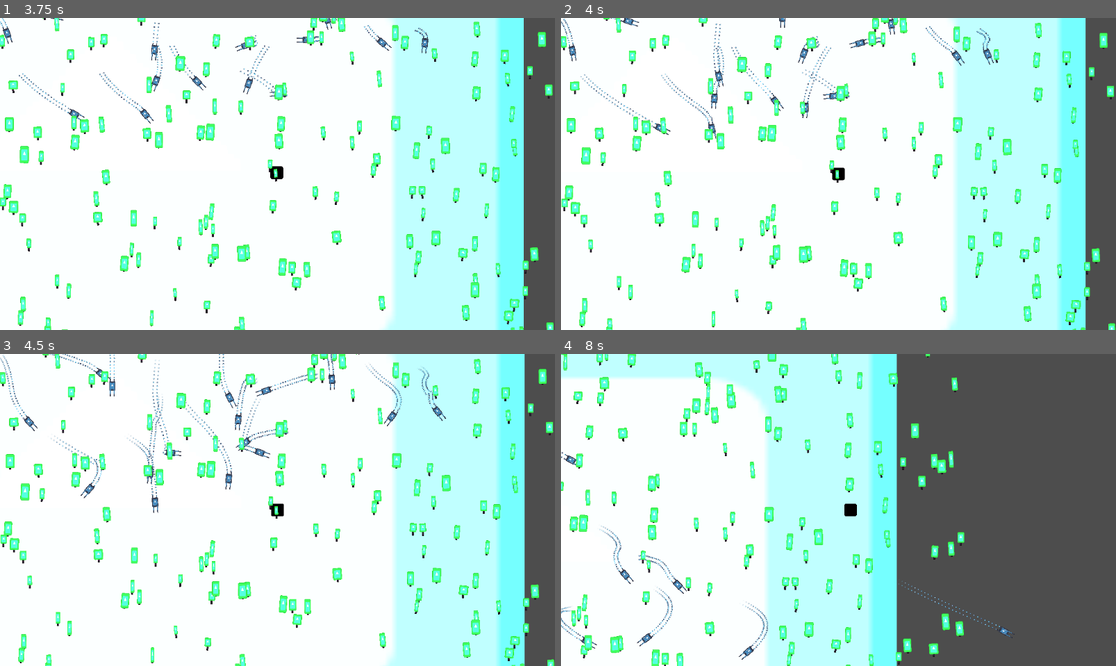
Above: before the commit, frames 1-4 (two rows, left to right).
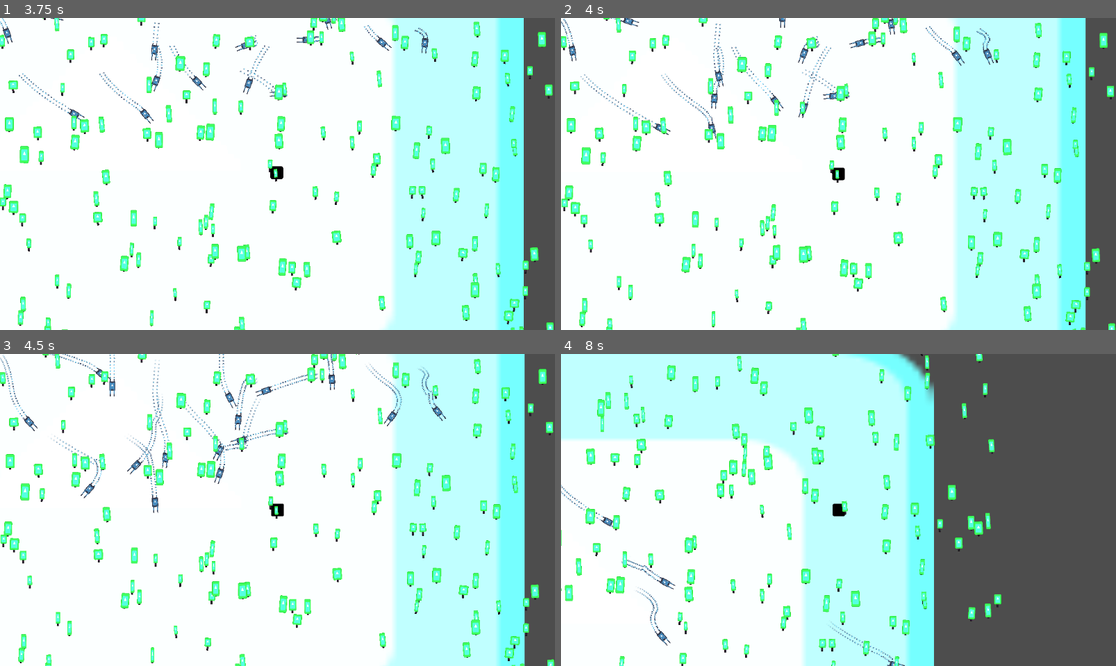
Above: after the commit, the same moments.

Repository: Beandream/GMTK23
Game: Godot game, scene res://main.tscn
Two runs of this game, one before a commit and one after it. Both use one fixed random seed, a clock stepped at 60 frames per second and the inputs below. The engine's default icon, where the game draws it, is replaced by a stand-in: a white triangle on a blue panel in a dark square.
Inputs:
- Up to frame 1 (3.75 s): tap Enter at 0.5 s; hold D (right) 0.53-1.28 s; tap Space (attack) every 0.75 s from 0.6 to 3.6 s; hold S (down) 1.28-2.03 s; hold D (right) 2.03-2.78 s; hold W (up) 2.78-3.53 s; hold A (left) from 3.53 s (still down)
- Up to frame 2 (4 s): keep holding A (left)
- Up to frame 3 (4.5 s): keep holding A (left); tap Space (attack) at 4.35 s
- Up to frame 4 (8 s): release A (left) at 5.03 s; hold S (down) 5.03-5.78 s; tap Space (attack) every 0.75 s from 5.1 to 7.35 s; hold D (right) 5.78-6.53 s; hold W (up) 6.53-7.28 s; hold D (right) from 7.28 s (still down)

Frame 1 is identical in both runs. In frame 2, less than 0.1% of the frame differs, in the area x 37-45%, y 24-33%; in frame 3, 0.6%; in frame 4, 31%, in the area x 0-82%, y 0-100%.

Commit message:
add Skiers avoid yeti

Diff:
--- a/entities/skier.gd
+++ b/entities/skier.gd
@@ -19,6 +19,9 @@
 		timerCount = 0
 		steering = randi_range(-1, 1)
 
+	avoid_yeti()
+
+
 	velocity.x += steering * SPEED
 
 
@@ -30,10 +33,19 @@
 		velocity.y += (SPEED / 2)
 
 
+
 	if position.y > 600:
 		reset()
 
 	move_and_slide()
 
+func avoid_yeti():
+	for body in $Vision.get_overlapping_bodies():
+		if body.is_in_group("yeti"):
+			if body.position.x > position.x:
+				steering = -1
+			else:
+				steering = 1
+
 func reset():
 		position = Vector2(randf_range(-700, 700), -500)
--- a/entities/skier.tscn
+++ b/entities/skier.tscn
@@ -64,3 +64,8 @@
 
 [node name="CollisionShape2D" type="CollisionShape2D" parent="."]
 shape = SubResource("CapsuleShape2D_1a8x1")
+
+[node name="Vision" type="Area2D" parent="."]
+
+[node name="CollisionPolygon2D" type="CollisionPolygon2D" parent="Vision"]
+polygon = PackedVector2Array(0, 0, 2580, 1410, -2180, 1480)
--- a/entities/yeti/yeti.tscn
+++ b/entities/yeti/yeti.tscn
@@ -25,7 +25,7 @@
 scale_min = 0.1
 scale_max = 0.1
 
-[node name="Yeti" type="CharacterBody2D"]
+[node name="Yeti" type="CharacterBody2D" groups=["yeti"]]
 scale = Vector2(0.2, 0.2)
 script = ExtResource("1_meati")
 
